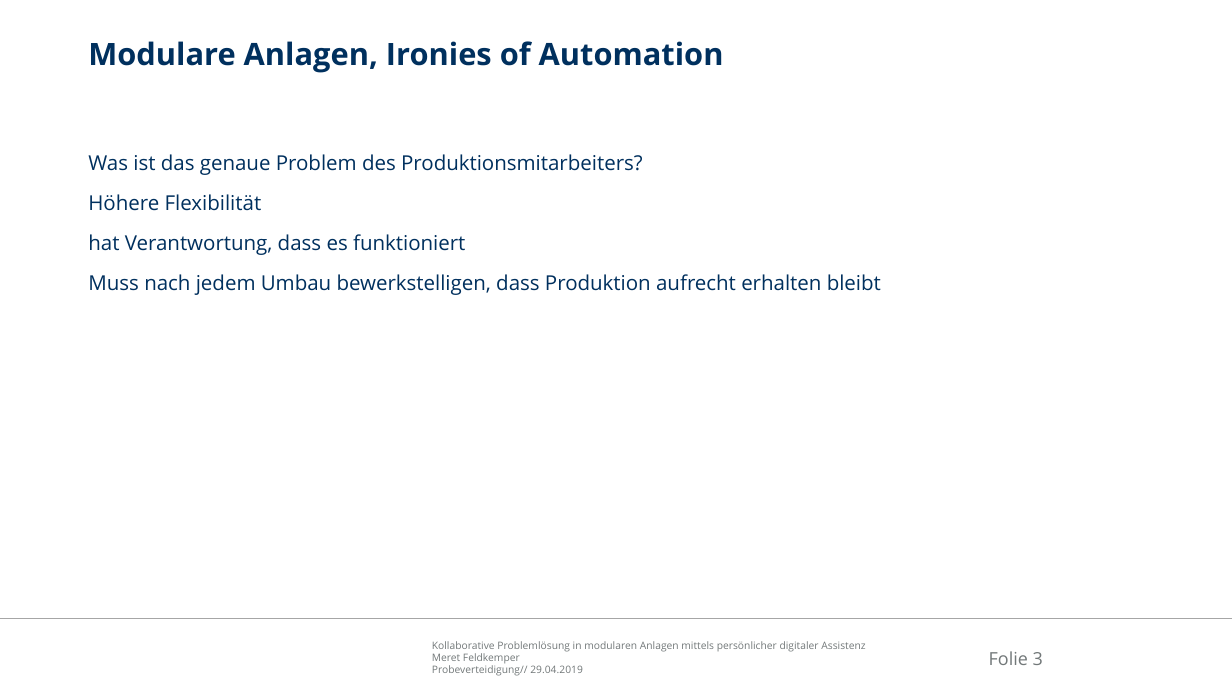
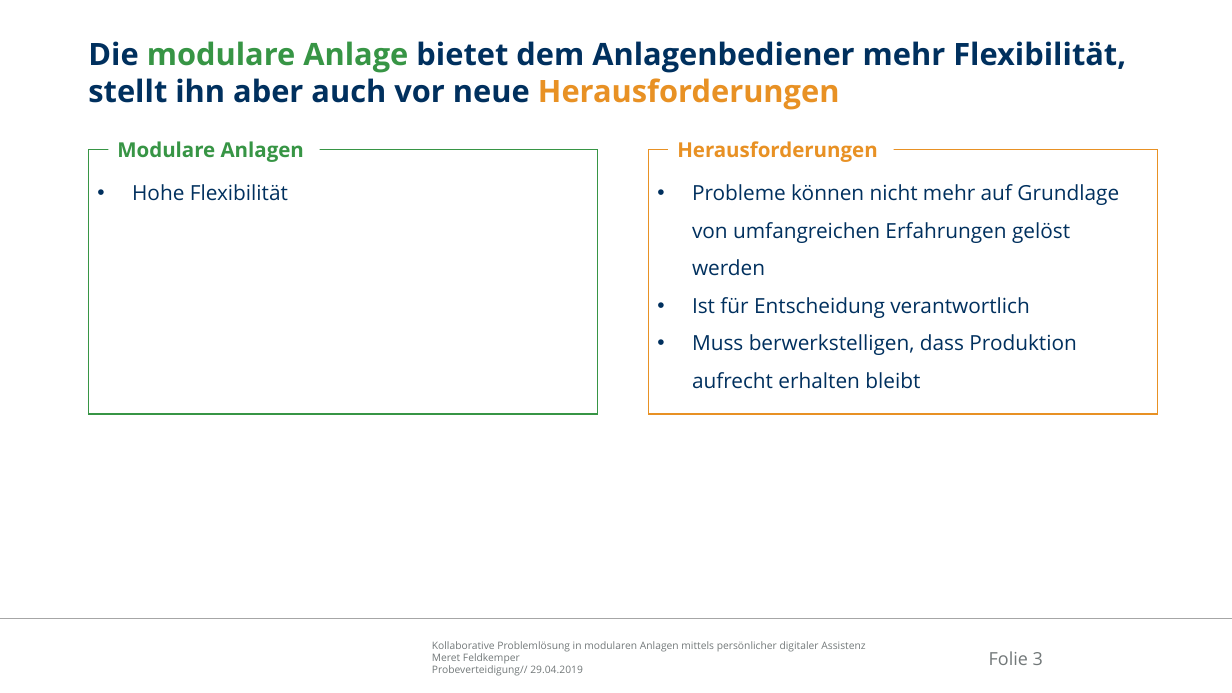
Before and after one commit to Ral3007/Diplomarbeit, a slide deck: slide 3 of Dokumente/Präsentationen/2019-04-29_DA_Feldkemper_Probeverteidigung.pptx. Drawn at 1232x693 pixels with LibreOffice and Linux fonts; fonts in the diff are those of the drawing; background and template pictures are left out. Boxes give left, top, right and bottom in pixels: in the first picture for what was removed or moved away, otherwise in the second. Text is boxed around its words. In the diff, an @@ line names an element or a change of style, - is before the commit and + after.

```diff
--- a/Dokumente/Präsentationen/2019-04-29_DA_Feldkemper_Probeverteidigung.pptx
+++ b/Dokumente/Präsentationen/2019-04-29_DA_Feldkemper_Probeverteidigung.pptx
@@ title at bbox=[88, 41, 1126, 110]: text changed @@
-Modulare Anlagen, Ironies of Automation
+Die modulare Anlage bietet dem Anlagenbediener mehr Flexibilität, stellt ihn aber auch vor neue Herausforderungen
@@ text added at bbox=[117, 141, 304, 162], 16 pt, text #379545, bold @@
+Modulare Anlagen
@@ text added at bbox=[677, 141, 877, 162], 16 pt, text #E89124, bold @@
+Herausforderungen
@@ text removed at bbox=[88, 154, 881, 295] @@
-Was ist das genaue Problem des Produktionsmitarbeiters?
-Höhere Flexibilität
-hat Verantwortung, dass es funktioniert
-Muss nach jedem Umbau bewerkstelligen, dass Produktion aufrecht erhalten bleibt
@@ rectangle added at bbox=[89, 150, 598, 414], fill #FFFFFF, outline #379545 1 pt, 16.2 pt, text #00305E @@
+• Hohe Flexibilität
@@ rectangle added at bbox=[649, 150, 1158, 414], fill #FFFFFF, outline #E89124 1 pt, 16.2 pt, text #00305E @@
+• Probleme können nicht mehr auf Grundlage von umfangreichen Erfahrungen gelöst werden
+• Ist für Entscheidung verantwortlich
+• Muss berwerkstelligen, dass Produktion aufrecht erhalten bleibt
```
Also in this commit, not shown: 6 other slides changed, 1 slide added, 1 slide removed, 31 other files.
